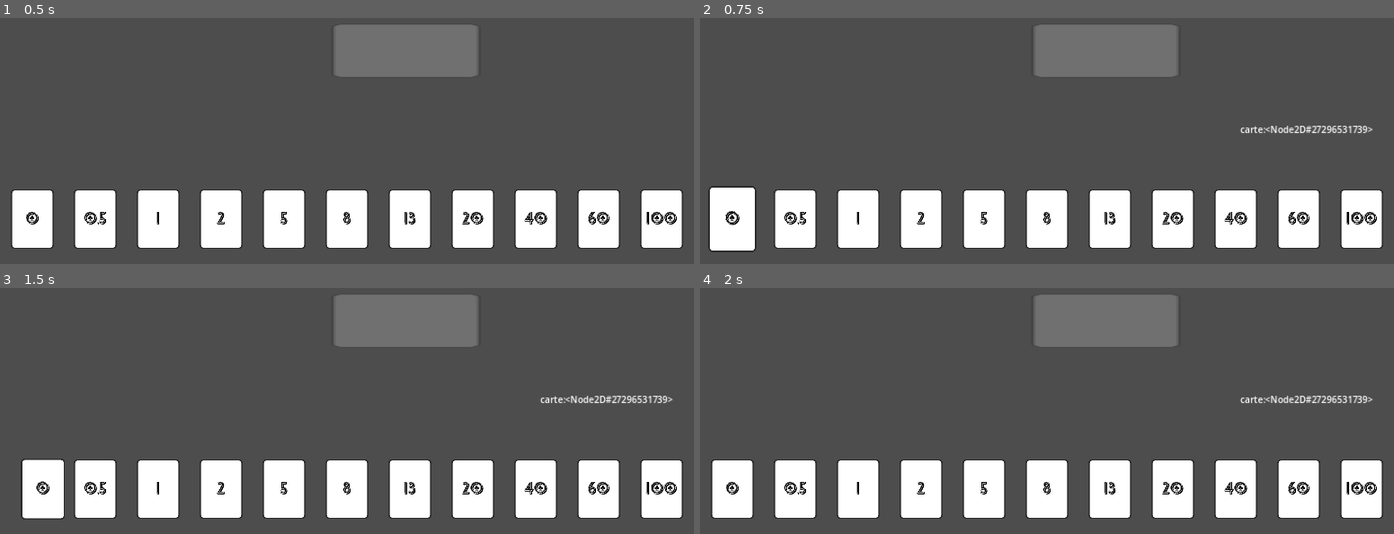
Above: before the commit, frames 1-4 (two rows, left to right).
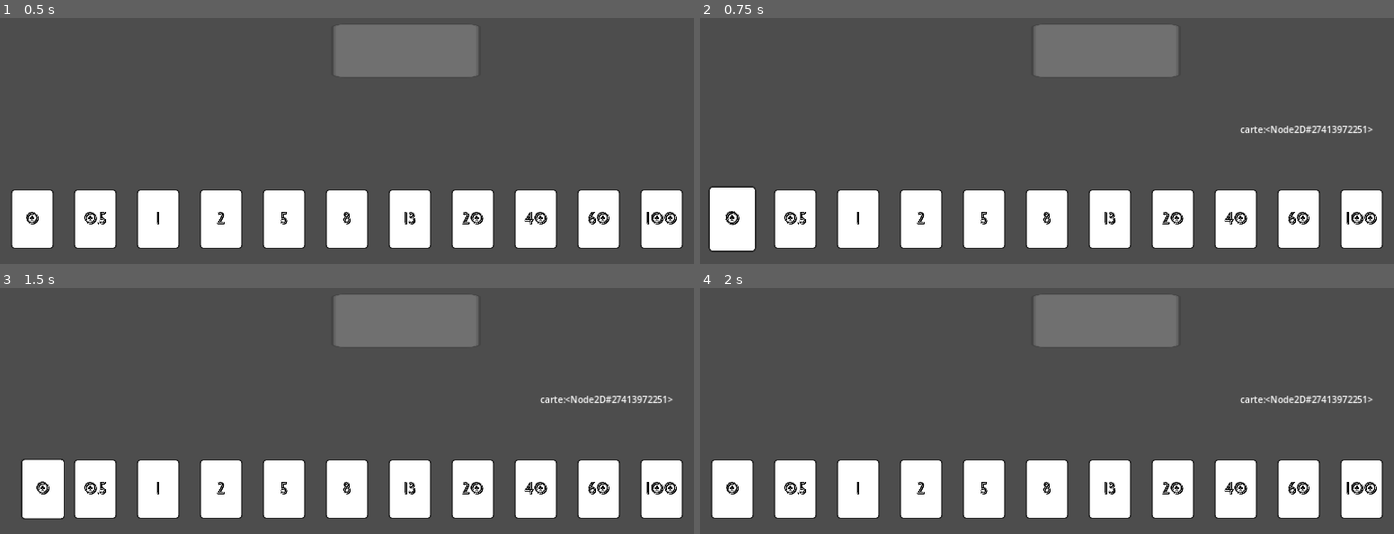
Above: after the commit, the same moments.

Repository: Leo-BERNARD38/ATZA_BERNARD_Conception-Agile
Game: Godot game, scene res://scenes/test_scene.tscn
Two runs of this game, one before a commit and one after it. Both use one fixed random seed, a clock stepped at 60 frames per second and the inputs below.
Inputs (mouse positions are in pixels of both pictures, inside the frame that each line leads up to):
- Up to frame 1 (0.5 s): no input
- Up to frame 2 (0.75 s): move the mouse to (734, 219) at 0.52 s; press the mouse at (734, 219) at 0.53 s
- Up to frame 3 (1.5 s): tap Enter at 1.25 s; move the mouse to (97, 489) at 1.27 s; release the mouse at (97, 489) at 1.28 s; click (97, 489) at 1.35 s
- Up to frame 4 (2 s): no input

Frame 1 is identical in both runs. In frame 2, 0.1% of the frame differs, in the area x 89-97%, y 43-47%; in frame 3, 0.1%; in frame 4, 0.1%.

Commit message:
Ajout des commentaires...
- blablablabla partout

Diff:
--- a/Project/UI/Player_hand/player_hand.gd
+++ b/Project/UI/Player_hand/player_hand.gd
@@ -5,6 +5,10 @@
 var took_a_card = false
 var active_card_node
 
+#COMMENTAIRE D'EN-TÊTE
+#... NODE QUI NOUS SERVIRA A ENVOYER LES INFOS DU JOUEUR A LA SCENE DE LA PARTIE EN COURS
+
+
 # Called when the node enters the scene tree for the first time.
 func _ready():
 	pass # Replace with function body.
--- a/Project/UI/card_drop_area/card_drop_area.gd
+++ b/Project/UI/card_drop_area/card_drop_area.gd
@@ -2,10 +2,15 @@
 
 @export var player_hand_node: Control
 @export var label_debug: Label
+@export var scene_partie: Node2D
 var is_taken = false
 var card_node
 var card_value
 var is_hovered
+
+#COMMENTAIRE D'EN-TÊTE
+#... CE SCRIPT DEVRA ENVOYER LES DONNEES DE LA CARTE PLACEE A LA PARTIE (scene_partie)
+#... IL INTERVIENT AUSSI DANS LA NODE DE LA MAIN DU JOUEUR (player_hand_node) POUR ACTUALISER LA MAIN UNE FOIS QUE LA CARTE EST PLACEE (LIGNE 30-36 ici)
 
 # Called when the node enters the scene tree for the first time.
 func _ready():
@@ -15,11 +20,21 @@
 
 # Called every frame. 'delta' is the elapsed time since the previous frame.
 func _process(delta):
+
+	#Pour du debug
 	if (!is_taken):
+		label_debug.text = "case prise"
 		if (is_hovered):
 			label_debug.text = "ça hover"
 		else:
 			label_debug.text = ""
+
+	#Si le joueur vient de lâcher le click gauche et que la zone n'est pas prise, que la zone est survolée et que le joueur (player_hand_node) a pris une carte
+	#... alors la carte prise par le joueur (player_hand_node.active_card_node) est définie comme placée
+	#... la valeur de la carte placée dans la case (card_value dans CE script) devient la valeur de la carte (via player_hand_node.active_card_node.valeur_carte)
+	#... la case est donc prise donc is_taken = true
+	#... la nouvelle position de la carte prise par le joueur (player_hand_node.active_card_node.new_pos) devient celle de CETTE case
+	#... le joueur n'a donc plus de carte en main car la carte a été placée, plus de carte active ni de carte prise par le joueur (on pourrait sans doute dégager la variable took_a_card de la node player_hand_node)
 	if (Input.is_action_just_released("left_click") and (is_taken == false) and (is_hovered) and (player_hand_node.took_a_card)):
 		#Input.is_action_just_released("left_click") et (is_hovered) non suspects
 		player_hand_node.active_card_node.is_placed = true
@@ -33,14 +48,21 @@
 	pass
 
 
+
+
+#LES DEUX FONCTIONS SUIVANTES SONT DES FONCTIONS SIGNAL, ELLES S'ENCLENCHENT DANS CERTAINES CONDITIONS
+#Ici c'est quand une zone physic 2D entre en contact avec la zone physique de la case
+
 func _on_area_entered(area):
+	#fonctionne comme un bouton On, sinon le jeu ne va déclencher cette fonction qu'une fois (sur un seul tick), au moment où une carte est entrée dans la zone de la case
+	#... donc la variable is_hovered s'active ici
 	if (!is_taken):
 		is_hovered = true
 	pass # Replace with function body.
 
-
-
 func _on_area_exited(area):
+	#fonctionne comme un bouton Off, sinon le jeu ne va déclencher cette fonction qu'une fois (sur un seul tick), au moment où une carte est entrée dans la zone de la case
+	#... donc la variable is_hovered se désactive ici
 	if (!is_taken):
 		is_hovered = false
 	pass # Replace with function body.
--- a/Project/assets/carte/carte.gd
+++ b/Project/assets/carte/carte.gd
@@ -15,7 +15,8 @@
 var new_pos
 # Called when the node enters the scene tree for the first time.
 
-
+#COMMENTAIRE D'EN-TÊTE
+#... CE SCRIPT EST ATTACHE A CHAQUE CARTE, CHAQUE CARTE EXECUTERA DONC CES FONCTIONS INDEPENDAMMENT DES AUTRES
 
 
 func _ready():
@@ -30,14 +31,22 @@
 #	changepos((p_px + (p_sx/2)),(p_py + (p_sy/2)))
 	pass # Replace with function body.
 
+
+# La fonction lerpf permet de passer d'une variable à une autre en interpollant (avec la dernière valeur de la fonction)
+# en gros ça prend une valeur entre le paramètre 1 et 2 de la fonction et ça en crée une nouvelle valeur qui sera + ou - proche du 1er ou du 2nd paramètre selon le 3ème param
+# on peut donc faire évoluer la valeur de sortie de façon fluide, pratique pour les animation, ça fait un peu comme la fonction 1/x en terme d'évolution
+# en principe cette fonction n'atteindra donc jamais la valeur du 2nd paramètre, mais elle s'en rapprochera de + en + lentement jusqu'à ce que ce soit parfaitement invisible
+# donc ici animation_weight est la variable qui définit la vitesse de l'animation, plus elle est grande plus l'animation est rapide, et inversement.
 func reset_pos():
 	global_position.x = lerpf(global_position.x,base_pos.x, animation_weight)
 	global_position.y = lerpf(global_position.y,base_pos.y, animation_weight)
 
+#on change la valeur de la carte
 func valuechange(a):
 	valeur_carte = a
 	update_card_state()
 
+#pour le debug, voir si on prend bien la carte
 func update_card_state():
 	card_text.text = str(valeur_carte)
 
@@ -47,6 +56,11 @@
 	pass
 
 func drop():
+	#Fonctionnement de la fonction drop
+	#... si la carte est placée (dans une case) alors la variable is_placed (booléen) sera changé par la node de la case (cf: card_drop_area.gd)
+	#... et donc si la carte est placée alors la carte placée prendra les mêmes coordonnées que la case
+	#... sinon elle reviendra à sa position d'origine avec reset_pos()
+
 	if (is_placed):
 		global_position.x = lerpf(global_position.x,new_pos.x, animation_weight)
 		global_position.y = lerpf(global_position.y,new_pos.y, animation_weight)
@@ -98,6 +112,13 @@
 	pass # Replace with function body.
 
 func _process(delta):
+
+	#Gestion du drag :
+	#... Si la carte est survolée, si le joueur appuie sur clic gauche, si l'état de la carte est actif,
+	#... si la carte prise par le joueur est cette même carte ou que le joueur n'a pas pris de carte ALORS
+	#... la carte active (qu'on est en train de bouger quoi) devient CETTE carte (self) et le joueur prendra donc cette carte
+	#... la position de la carte dépendra alors de la position du curseur ( drag() )
+	#... la fonction get_on_top change l'ordre des assets 2D, on veut pas que la carte prise par le joueur se retrouve en background
 	if((is_hovered) and (Input.is_action_pressed("left_click")) and (current_state) and ((Player_hand_node.active_card_node == self) or (Player_hand_node.active_card_node == null))):
 			Player_hand_node.set_debug_text(self)
 			Player_hand_node.active_card_node = self
@@ -107,6 +128,10 @@
 	pass
 
 func _physics_process(delta):
+
+	#Faire des animations par le code demande un rafraîchissement stable
+	#... donc on met ces animations dans la fonction physics_process(delta) qui se rafraîchit selon les ticks du projet (qu'on peut changer si on veut)
+	#...
 	if(Player_hand_node.active_card_node == null):
 		resize_animation(is_hovered)
 	if (is_placed):
--- a/Project/scenes/test_scene_scenario.gd
+++ b/Project/scenes/test_scene_scenario.gd
@@ -2,6 +2,11 @@
 
 
 var scene = "res://scenes/test_scene.tscn"
+
+
+#COMMENTAIRE D'EN-TÊTE
+#... ON FAIT PAS GRAND CHOSE ICI, A PART DU DEBUG, POUR LE MOMENT...
+
 
 # Called when the node enters the scene tree for the first time.
 func _ready():
@@ -11,7 +16,7 @@
 # Called every frame. 'delta' is the elapsed time since the previous frame.
 func _process(delta):
 	if (Input.is_action_just_pressed("reload")):
-		get_tree().change_scene_to_file(scene)
+		get_tree().change_scene_to_file(scene) #ça nous permet de changer la scene actuelle en la scene de la variable du même nom, vu que c'est la même on reload simplement.
 	pass
 
 func _physics_process(delta):
